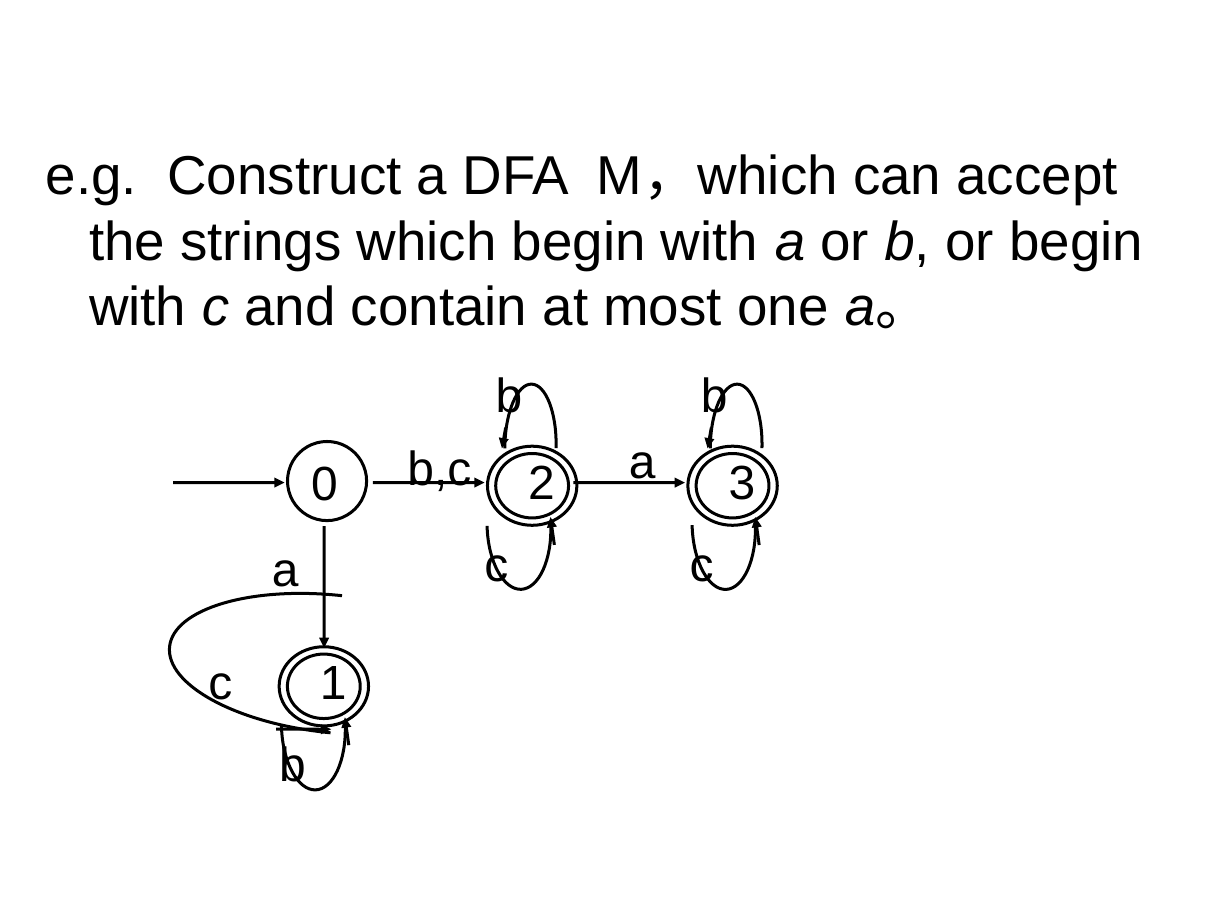
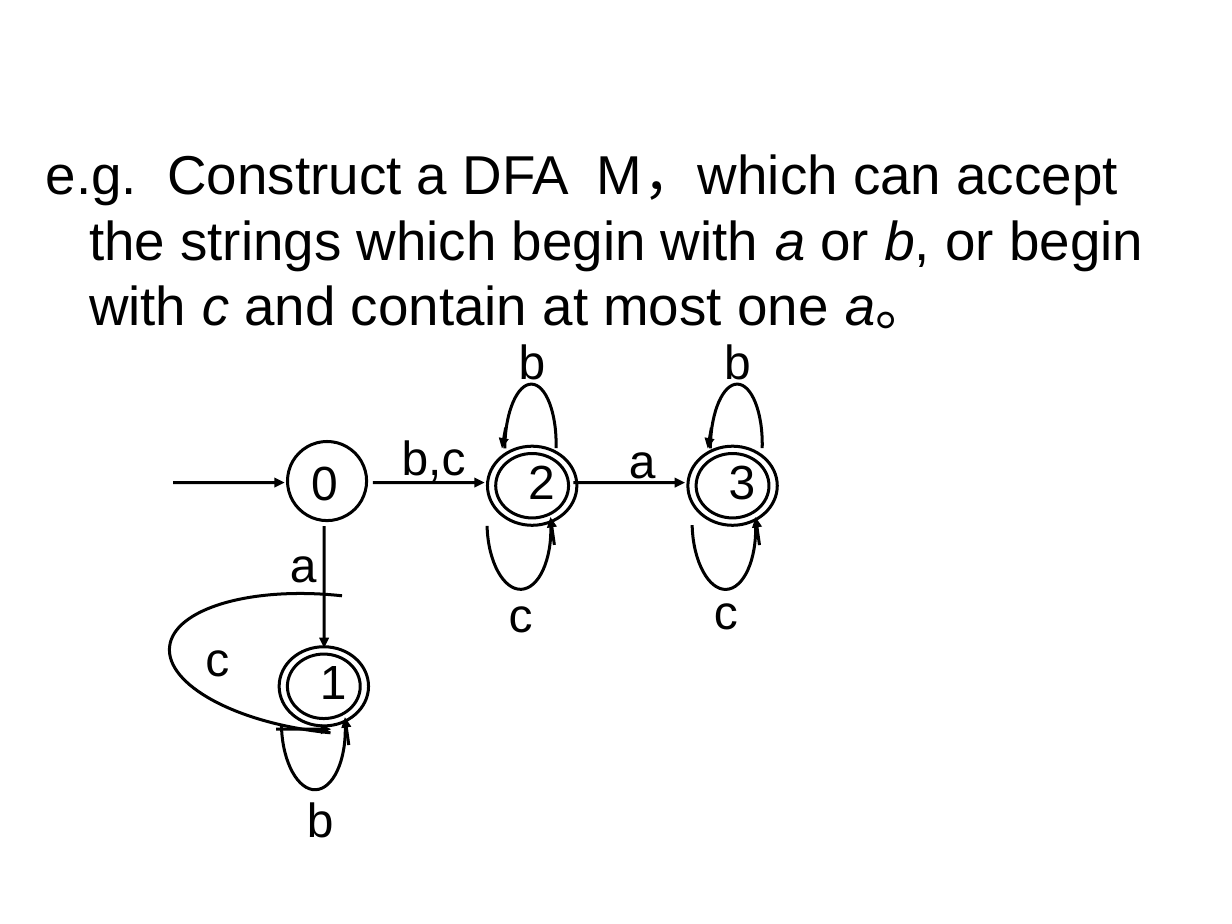
Before and after one commit to GeneralNitin/S6, a slide deck: slide 55 of 02. Compiler Design/PPTs/Module 1.ppt. Drawn at 1232x924 pixels with LibreOffice and Linux fonts; fonts in the diff are those of the drawing. Boxes give left, top, right and bottom in pixels: in the first picture for what was removed or moved away, otherwise in the second. Text is boxed around its words. In the diff, an @@ line names an element or a change of style, - is before the commit and + after.

```diff
--- a/02. Compiler Design/PPTs/Module 1.ppt
+++ b/02. Compiler Design/PPTs/Module 1.ppt
@@ text "b" moved from (x1=496, y1=377, x2=523, y2=421) to (x1=519, y1=344, x2=546, y2=388) @@
@@ text "b" moved from (x1=701, y1=377, x2=728, y2=421) to (x1=724, y1=344, x2=751, y2=388) @@
@@ text "b,c" moved from (x1=407, y1=450, x2=471, y2=491) to (x1=402, y1=440, x2=466, y2=484) @@
@@ text "a" rewrapped from (x1=272, y1=560, x2=299, y2=595) to (x1=290, y1=556, x2=317, y2=583) @@
@@ outline redrawn in 3 elements at (x1=281, y1=725, x2=347, y2=791), (x1=710, y1=383, x2=763, y2=447), (x1=692, y1=523, x2=758, y2=591) @@
@@ text "c" rewrapped from (x1=484, y1=543, x2=508, y2=586) to (x1=509, y1=606, x2=533, y2=633) @@
@@ text "c" rewrapped from (x1=690, y1=543, x2=714, y2=587) to (x1=714, y1=603, x2=738, y2=630) @@
@@ text "c" rewrapped from (x1=208, y1=673, x2=232, y2=708) to (x1=205, y1=650, x2=229, y2=677) @@
@@ text "b" rewrapped from (x1=279, y1=743, x2=306, y2=789) to (x1=307, y1=802, x2=334, y2=838) @@
```
Also in this commit, not shown: 70 other slides changed, 2 slides removed, 5 other files.
